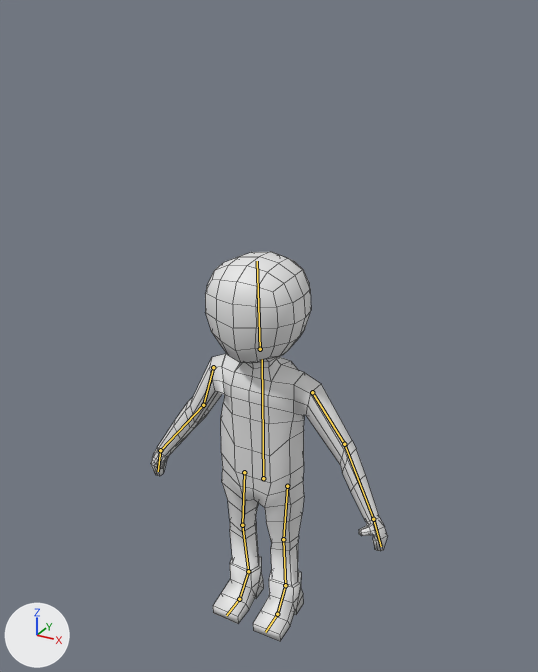
Renders of the Blender file Le perso animé.blend from each side of a commit.
The view is the same before and after, from a 50 mm camera at (10.99, -19.54, 13.54) aimed at (0.15, 0.18, 3.68). Arrows for +X, +Y and +Z are at lower left; the lights stay in place. The bones that bend it are drawn over the model as lines. Mesh edges are drawn as thin lines.
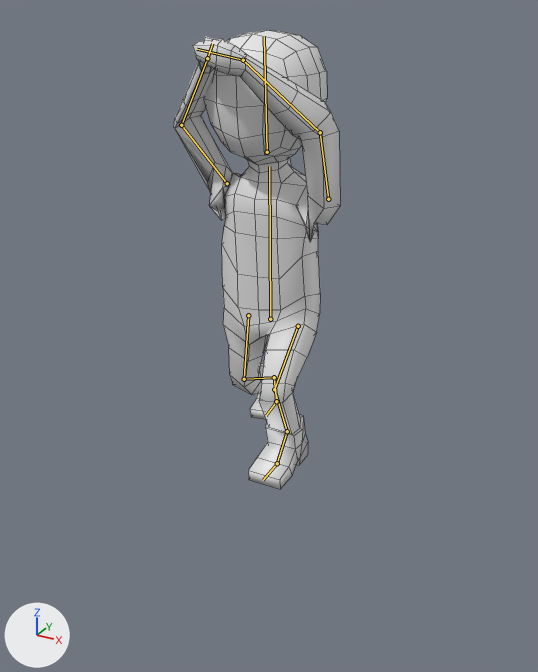
The newer file adds an action. The first version stands in its rest pose; the second is drawn at frame 15 of the action "Coup d'épée".

Pixel boxes (x1, y1, x2, y2) of what changed, in the pictures (538 x 672 px):
'Cube', posed (30% narrower, 57% taller): before (151, 354, 387, 641); after (174, 37, 340, 489)
'Cube.001', posed (16% wider, 21% taller): before (205, 252, 311, 363); after (204, 30, 327, 165)
bone 'Corps', root to tip: before (263, 478) to (262, 359); after (270, 319) to (269, 166)
bone 'Orteil.R', root to tip: before (239, 599) to (226, 615); after (276, 401) to (266, 415)
bone 'Bras.R', root to tip: before (213, 367) to (203, 405); after (227, 183) to (181, 125)
bone 'Avant-Bras.R', root to tip: before (203, 405) to (160, 450); after (181, 125) to (207, 58)
bone 'Main.R', root to tip: before (160, 450) to (158, 471); after (207, 58) to (212, 43)
bone 'Bras.L', root to tip: before (312, 392) to (344, 444); after (328, 199) to (320, 132)
bone 'Avant-Bras.L', root to tip: before (344, 444) to (373, 519); after (320, 132) to (243, 60)
bone 'Main.L', root to tip: before (373, 519) to (381, 546); after (243, 60) to (197, 49)

What the commit changed:
Bone 'Corps' (bone_corps) moves from (0.0, 0.0, 0.0) to (0.61, 6.54, 0.51).
Bone 'Orteil.R' (bone_orteil_r) turns from (0, 0, 0) to (45, -2, 5) degrees about its own x, y and z.
Bone 'Bras.R' (bone_bras_r) moves from (0.0, 0.0, 0.0) to (-0.12, 0.06, -0.48).
Bone 'Bras.R' (bone_bras_r) turns from (0, 0, 0) to (154, 8, 33) degrees about its own x, y and z.
Bone 'Avant-Bras.R' (bone_avant_bras_r) turns from (0, 0, 0) to (-55, 6, -4) degrees about its own x, y and z.
Bone 'Main.R' (bone_main_r) turns from (0, 0, 0) to (0, 0, 4) degrees about its own x, y and z.
Bone 'Bras.L' (bone_bras_l) turns from (0, 0, 0) to (159, -4, -23) degrees about its own x, y and z.
Bone 'Avant-Bras.L' (bone_avant_bras_l) turns from (0, 0, 0) to (-54, -22, 46) degrees about its own x, y and z.
Bone 'Main.L' (bone_main_l) turns from (0, 0, 0) to (-10, -7, -11) degrees about its own x, y and z.
Bone 'Pied fixe.L' (bone_pied_fixe_l) moves from (0.0, 0.0, 0.0) to (-0.48, -5.12, 5.81).
Bone 'Pied fixe.R' (bone_pied_fixe_r) moves from (0.0, 0.0, 0.0) to (-0.4, -7.04, 3.99).
Bone 'Pied fixe.R' (bone_pied_fixe_r) turns from (0, 0, 0) to (-50, 0, 0) degrees about its own x, y and z.
